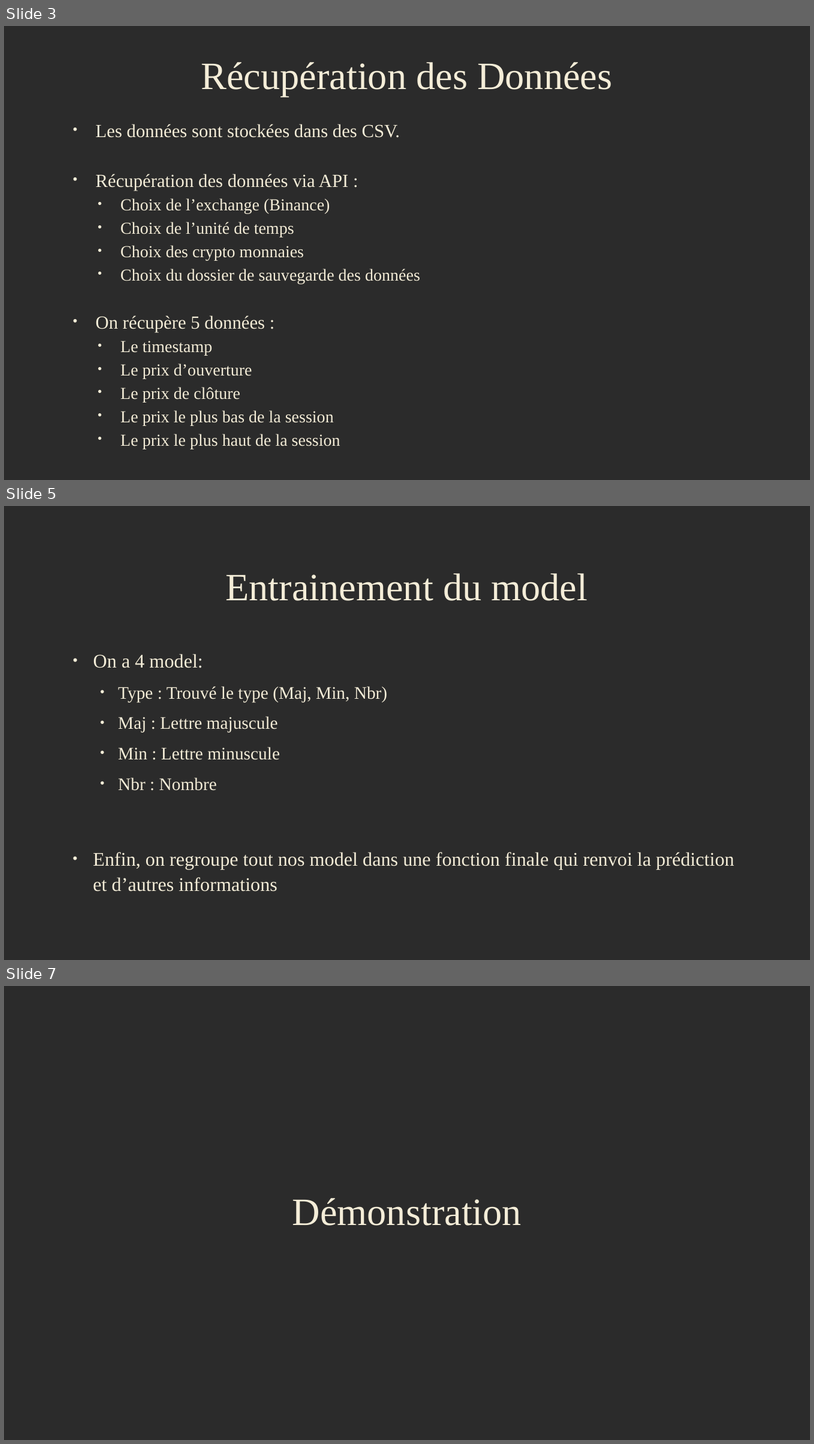
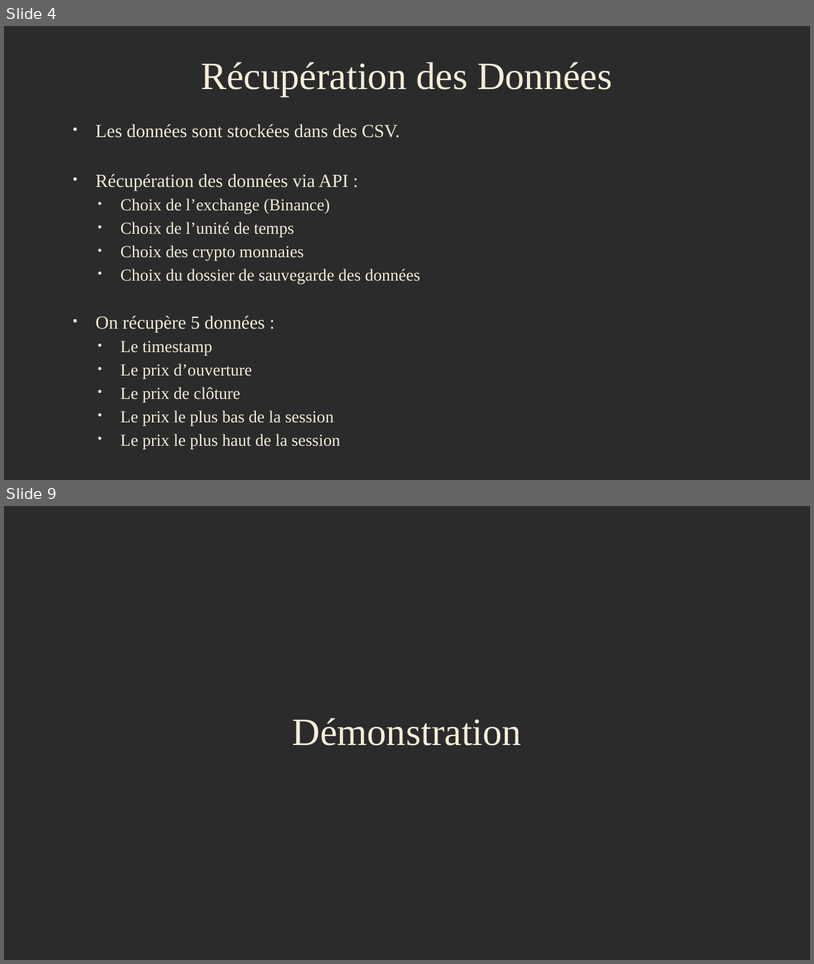
Before and after one commit to Yann-Fournier/MoneyTime, a slide deck: Presentation.odp. Shown one above the other, each under a label of ours: slides 3, 5 and 7 before the commit, slides 4 and 9 after it; the slides between them are not shown. The pictures are 814x1444 and 814x964 pixels, drawn with LibreOffice and Linux fonts; fonts in the diff are those of the drawing; background and template pictures are left out; a plain dark background stands for a picture behind light text. Boxes give left, top, right and bottom in pixels: in the first picture for what was removed or moved away, otherwise in the second. Text is boxed around its words. In the diff, an @@ line names an element or a change of style, - is before the commit and + after.

```diff
--- a/Presentation.odp
+++ b/Presentation.odp
@@ slide 5 removed at (x1=4, y1=506, x2=810, y2=960), background picture (left out) @@
@@ title removed at (x1=225, y1=573, x2=588, y2=601) @@
-Entrainement du model
@@ text removed at (x1=93, y1=654, x2=387, y2=790) @@
-• On a 4 model:
-  • Type : Trouvé le type (Maj, Min, Nbr)
-  • Maj : Lettre majuscule
-  • Min : Lettre minuscule
-  • Nbr : Nombre
@@ text removed at (x1=93, y1=852, x2=735, y2=891) @@
-• Enfin, on regroupe tout nos model dans une fonction finale qui renvoi la prédiction et d’autres informations
@@ what was slide 3 is now slide 4 @@
@@ what was slide 7 is now slide 9 @@
```
Also in this commit, not shown: 1 slide changed, 5 slides added, 2 other slides removed.
